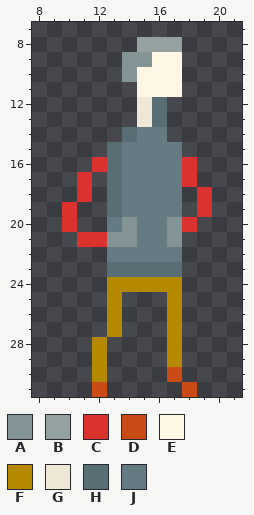
File history of a pixel-art file, Player/Player.aseprite. The picture above is the old version.
32x32 pixels, 1 frame. Shown: x 8..21, y 7..31.
Palette (. is transparent): A #839496  B #93a1a1  C #dc322f  D #cb4b16  E #fdf6e3  F #b58900  G #eee8d5  H #586e75  J #657b83
Pixels before, first column x 10:
 8 .....BBB..
 9 ....AAEE..
10 ....AEEE..
11 .....EEE..
12 .....GH...
13 .....GH...
14 ....HJJ...
15 ...HJJJJ..
16 ..CHJJJJC.
17 .C.HJJJJC.
18 .C.HJJJJ.C
19 C..HJJJJ.C
20 C..JAJJAC.
21 .CCAAJJA..
22 ...JJJJJ..
23 ...HHHHH..
24 ...FFFFF..
25 ...F...F..
26 ...F...F..
27 ...F...F..
28 ..F....F..
29 ..F....F..
30 ..F....D..
31 ..D.....D.
After the commit:
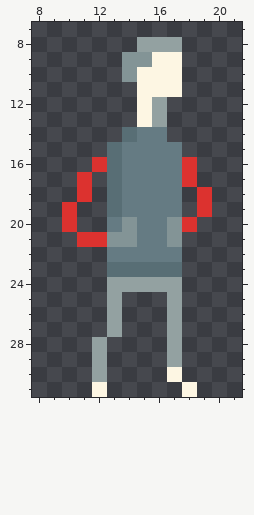
The exact change:
Changed rows in their new state; - is an unchanged pixel.
first column x 15:
12 EB
13 EB
first column x 12:
24 -BBBBB-
25 -B---B-
26 -B---B-
27 -B---B-
28 B----B-
29 B----B-
30 B----E-
31 E-----E
